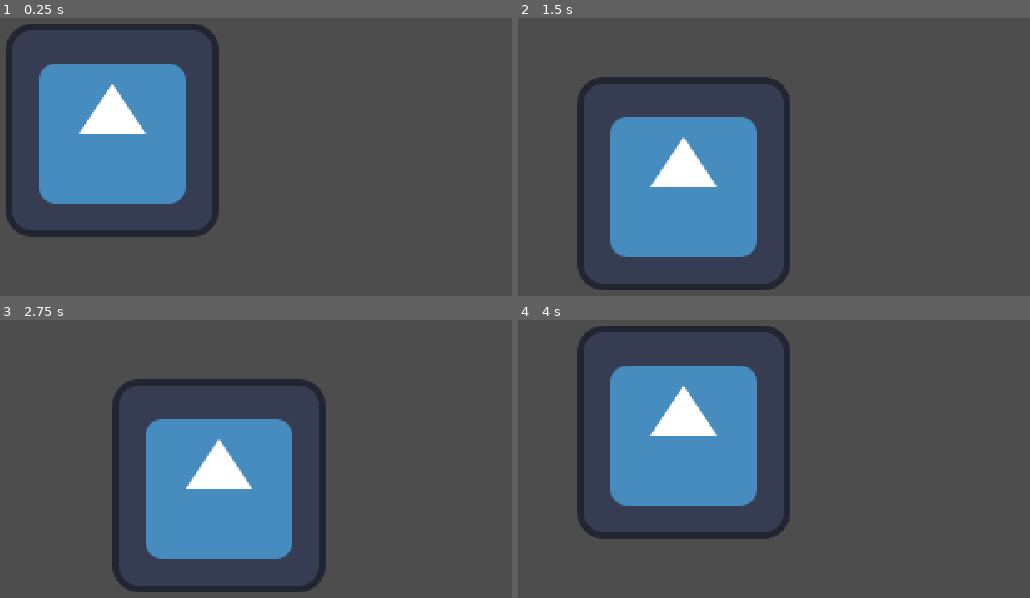
Above: before the commit, frames 1-4 (two rows, left to right).
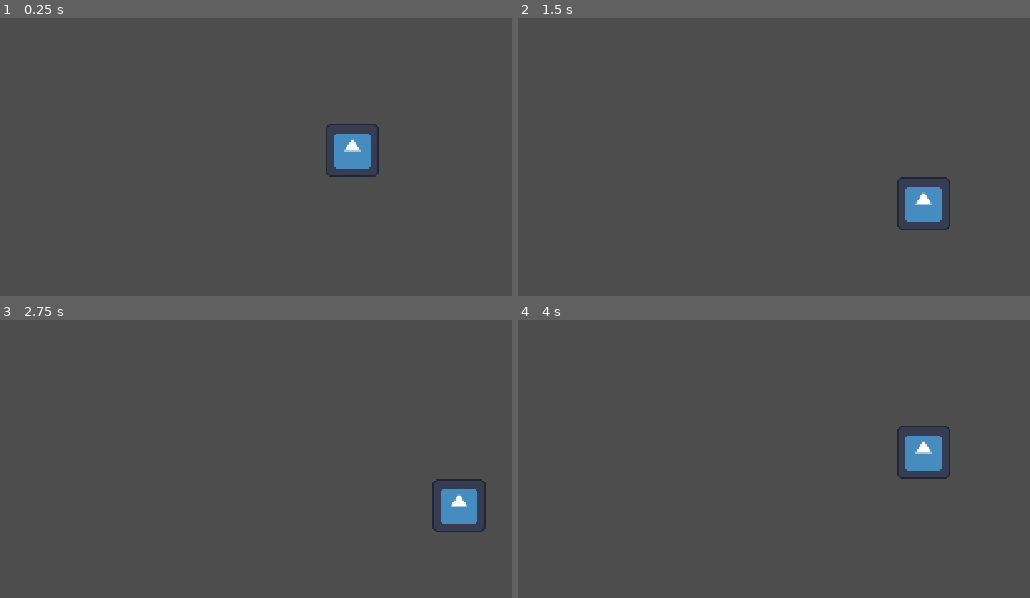
Above: after the commit, the same moments.

Repository: Raisinaut/Micro-Jam-034
Game: Godot game, scene res://Characters/GridNode.tscn
Two runs of this game, one before a commit and one after it. Both use one fixed random seed, a clock stepped at 60 frames per second and the inputs below. This scene is started directly instead of the project's main scene. The engine's default icon, where the game draws it, is replaced by a stand-in: a white triangle on a blue panel in a dark square.
Inputs:
- Up to frame 1 (0.25 s): no input
- Up to frame 2 (1.5 s): tap Enter at 0.5 s; hold D (move_right) 0.53-1.28 s; tap Space at 1.25 s; hold S (move_down) from 1.28 s (still down)
- Up to frame 3 (2.75 s): tap Enter at 2 s; release S (move_down) at 2.03 s; hold D (move_right) from 2.03 s (still down)
- Up to frame 4 (4 s): tap Space at 2.75 s; release D (move_right) at 2.78 s; hold W (move_up) 2.78-3.53 s; tap Enter at 3.5 s; hold A (move_left) from 3.53 s (still down)

The runs differ from the first frame. In frame 1, 19% of the frame differs, in the area x 1-75%, y 2-79%; in frame 2, 19%; in frame 3, 19%, in the area x 21-95%, y 21-98%; in frame 4, 19%.

Commit message:
grid positioning

Diff:
--- a/Godot/defense-game/Characters/GridCharacter.tscn
+++ b/Godot/defense-game/Characters/GridCharacter.tscn
@@ -7,4 +7,5 @@
 script = ExtResource("1_vh1jm")
 
 [node name="Sprite2D" type="Sprite2D" parent="."]
+scale = Vector2(0.25, 0.25)
 texture = ExtResource("1_yt6xb")
--- a/Godot/defense-game/Characters/GridNode.tscn
+++ b/Godot/defense-game/Characters/GridNode.tscn
@@ -9,3 +9,4 @@
 grid_origin = Vector2(240, 180)
 
 [node name="GridCharacter" parent="." instance=ExtResource("2_imh73")]
+position = Vector2(384, 192)
--- a/Godot/defense-game/Characters/grid_character.gd
+++ b/Godot/defense-game/Characters/grid_character.gd
@@ -1,25 +1,25 @@
 class_name GridCharacter
 extends Node2D
 
-@export var grid_position := Vector2(0,0)
-
-var _grid_size = 100
+var _grid_step = 100
 var _grid_origin = Vector2(0,0)
+var _grid_position = Vector2(0,0)
 
 func _ready() -> void:
 	pass
 
 func _process(_delta: float) -> void:
-	if Input.is_action_just_pressed("move_up"): grid_position.y -= 1
-	if Input.is_action_just_pressed("move_down"): grid_position.y += 1
-	if Input.is_action_just_pressed("move_left"): grid_position.x -= 1
-	if Input.is_action_just_pressed("move_right"): grid_position.x += 1
+	if Input.is_action_just_pressed("move_up"): _grid_position.y -= 1
+	if Input.is_action_just_pressed("move_down"): _grid_position.y += 1
+	if Input.is_action_just_pressed("move_left"): _grid_position.x -= 1
+	if Input.is_action_just_pressed("move_right"): _grid_position.x += 1
 	update_position()
 
 func update_position():
-	position = (grid_position * _grid_size) + _grid_origin
+	position = (_grid_position * _grid_step) + _grid_origin
 
 func initialize_grid(grid_size: float, grid_origin: Vector2):
-	_grid_size = grid_size
+	_grid_step = grid_size
 	_grid_origin = grid_origin
+	_grid_position = (position - _grid_origin) / _grid_step
 	update_position()
